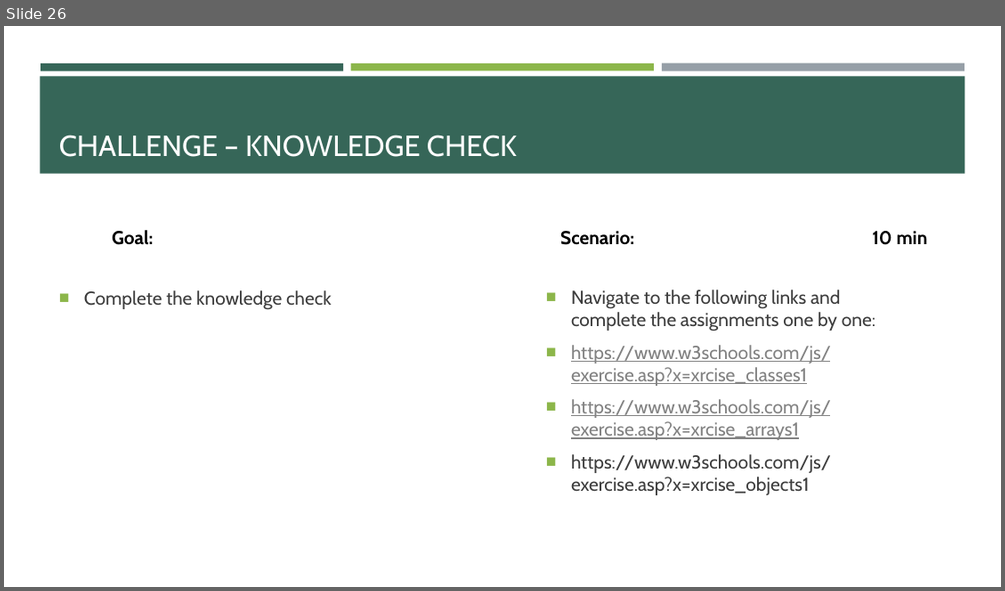
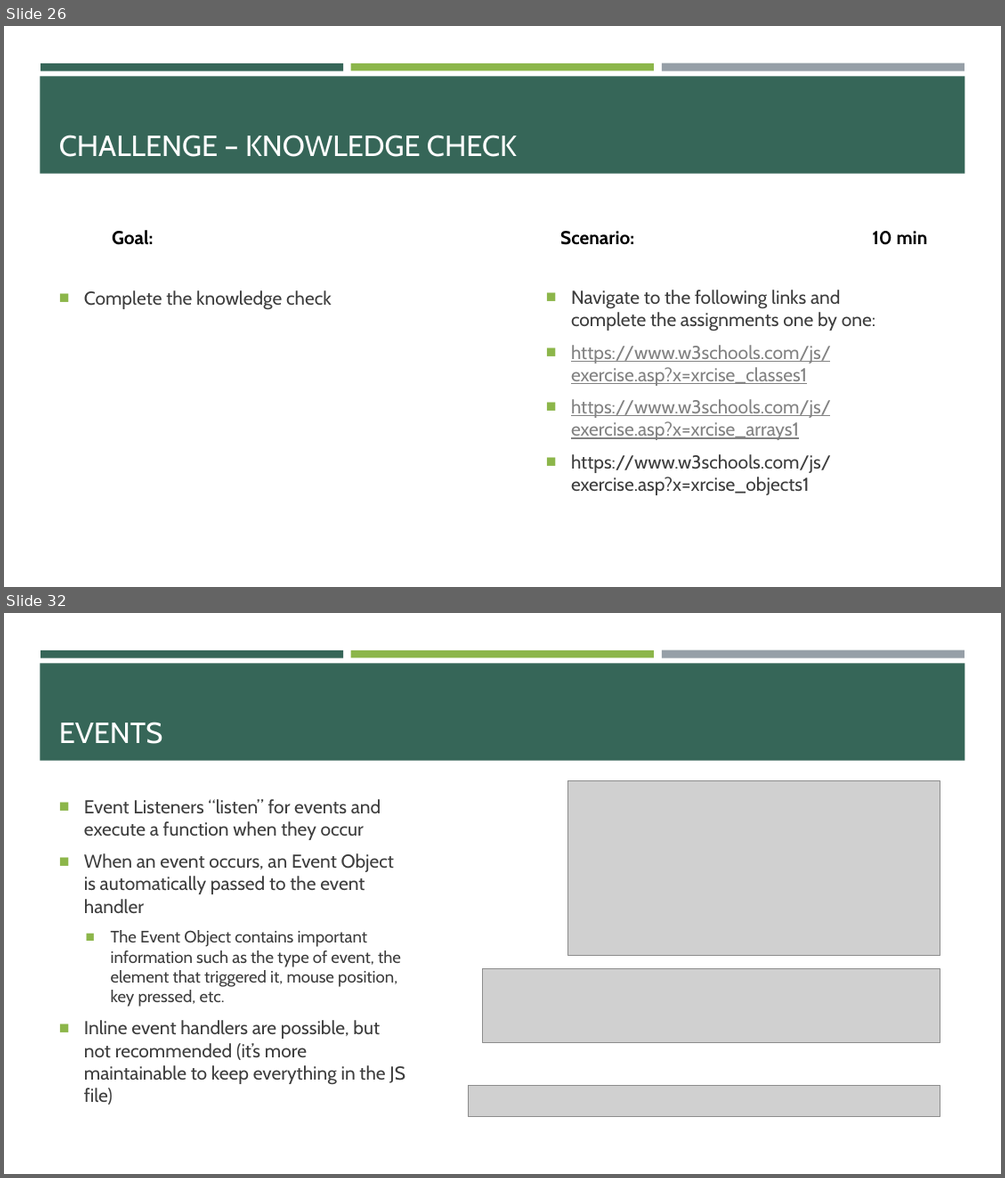
Before and after one commit to e-m-wilson/SNOW, a slide deck: Week_1/004-JavaScript/JavaScript.pptx. Shown one above the other, each under a label of ours: slide 26 before the commit, slides 26 and 32 after it; the slides between them are not shown. The pictures are 1005x591 and 1005x1178 pixels, drawn with LibreOffice and Linux fonts; fonts in the diff are those of the drawing; grey boxes stand for pictures. Boxes give left, top, right and bottom in pixels: in the first picture for what was removed or moved away, otherwise in the second. Text is boxed around its words. In the diff, an @@ line names an element or a change of style, - is before the commit and + after.

```diff
--- a/Week_1/004-JavaScript/JavaScript.pptx
+++ b/Week_1/004-JavaScript/JavaScript.pptx
@@ slide 32 added at (4, 613, 1001, 1174), background #FFFFFF; not listed: 4 template elements that a slide beside it also shows @@
@@ title added at (59, 722, 163, 744), 28 pt, text #FFFFFF @@
+EVENTS
@@ text added at (84, 799, 405, 1104), 18 pt, text #3D3D3D @@
+■ Event Listeners “listen” for events and execute a function when they occur
+■ When an event occurs, an Event Object is automatically passed to the event handler
+  ■ The Event Object contains important information such as the type of event, the element that triggered it, mouse position, key pressed, etc.
+■ Inline event handlers are possible, but not recommended (it’s more maintainable to keep everything in the JS file)
@@ picture added at (568, 781, 940, 955) @@
@@ picture added at (483, 968, 941, 1041) @@
@@ picture added at (469, 1085, 941, 1116) @@
```
Also in this commit, not shown: 1 slide changed, 20 other slides added, 1 other file.
